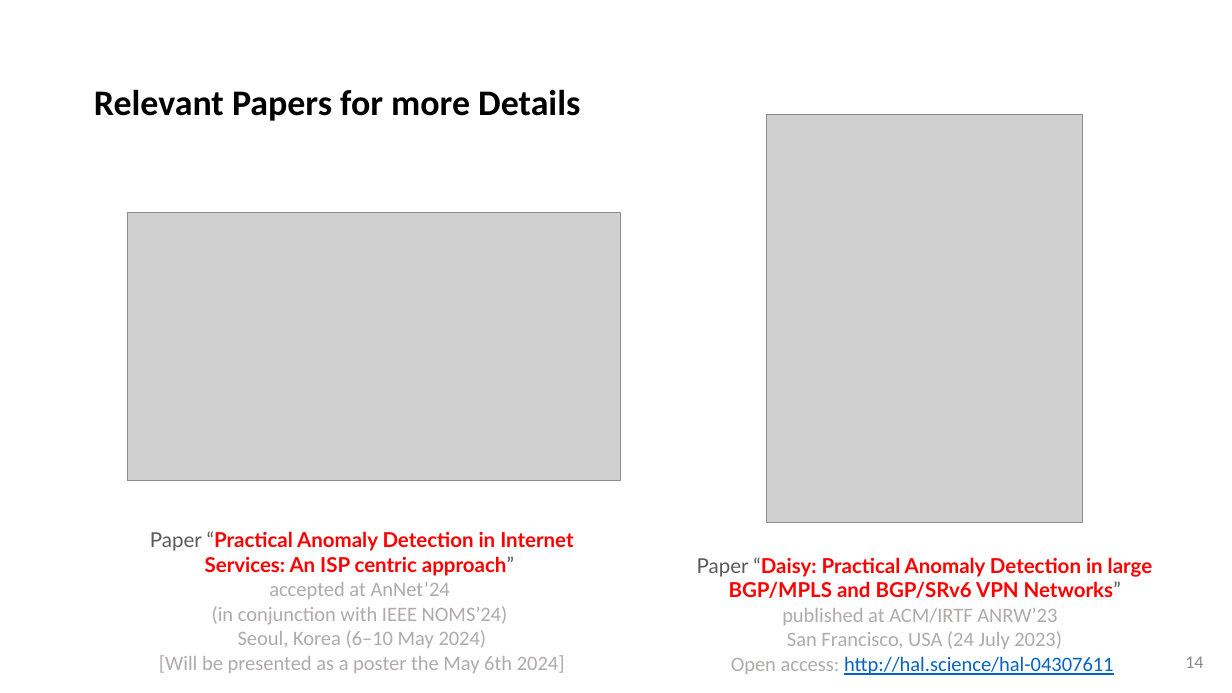
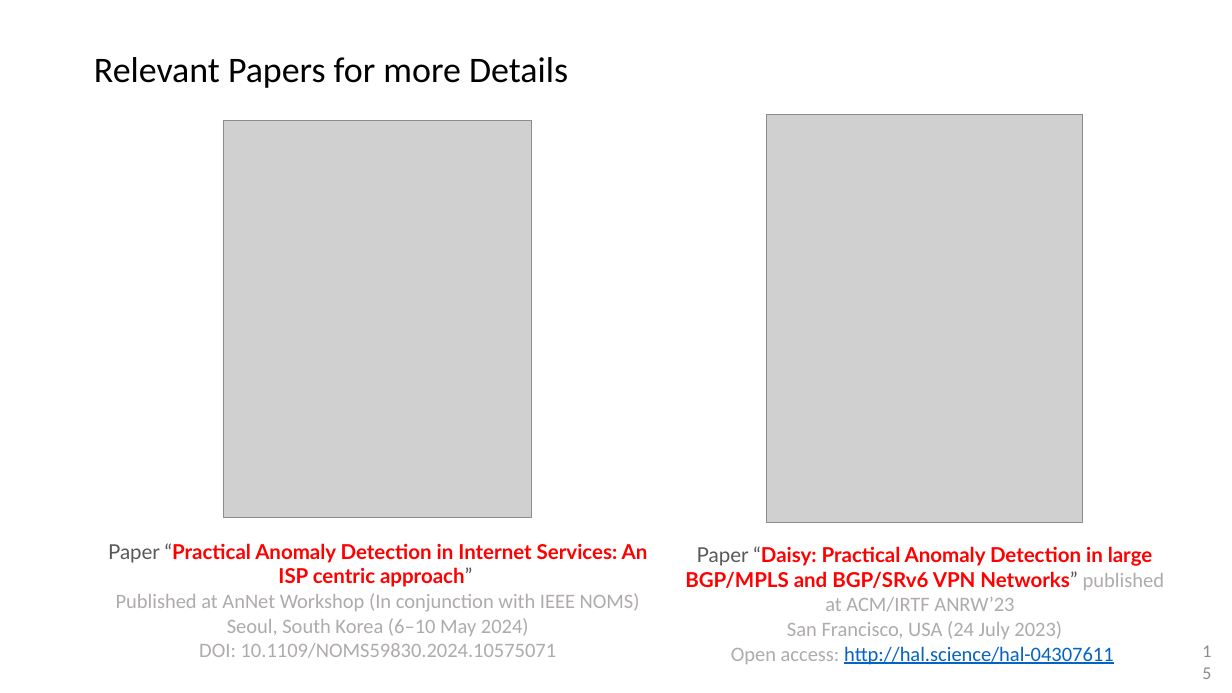
Before and after one commit to network-analytics/ietf-network-analytics-document-status, a slide deck: slide 15 of 120/NMOP/draft-netana-nmop-network-anomaly-architecture-semantics-lifecycle.pptx (slide 14 before the commit). Drawn at 1232x693 pixels with LibreOffice and Linux fonts; fonts in the diff are those of the drawing; grey boxes stand for pictures. Boxes give left, top, right and bottom in pixels: in the first picture for what was removed or moved away, otherwise in the second. Text is boxed around its words. In the diff, an @@ line names an element or a change of style, - is before the commit and + after.

```diff
--- a/120/NMOP/draft-netana-nmop-network-anomaly-architecture-semantics-lifecycle.pptx
+++ b/120/NMOP/draft-netana-nmop-network-anomaly-architecture-semantics-lifecycle.pptx
@@ title "Relevant Papers for more Details": place and size @@
-title "Relevant Papers for more Details" at box(94, 89, 580, 121)
+title "Relevant Papers for more Details" at box(94, 57, 568, 88)
@@ title "Relevant Papers for more Details" at box(94, 57, 568, 88): bold off @@
@@ picture added at box(224, 120, 531, 518) @@
@@ picture removed at box(128, 213, 621, 482) @@
@@ text "Paper “Practical Anomaly Detection in ...": place and size @@
-text "Paper “Practical Anomaly Detection in ..." at box(150, 531, 573, 673)
+text "Paper “Practical Anomaly Detection in ..." at box(108, 543, 648, 658)
@@ text "Paper “Daisy: Practical Anomaly Detection ..." rewrapped from box(697, 557, 1153, 675) to box(685, 546, 1164, 665) @@
@@ text at box(116, 593, 640, 658): text changed @@
-accepted at AnNet’24
-(in conjunction with IEEE NOMS’24)
-Seoul, Korea (6–10 May 2024)
-[Will be presented as a poster the May 6th 2024]
+Published at AnNet Workshop (In conjunction with IEEE NOMS)
+Seoul, South Korea (6–10 May 2024)
+DOI: 10.1109/NOMS59830.2024.10575071
@@ page number removed at box(1185, 656, 1203, 668) @@
-14
@@ page number added at box(1193, 647, 1213, 676), 14 pt, text #8C8C8C @@
+15
```
Also in this commit, not shown: 4 other slides changed, 1 slide added, 1 other file.
